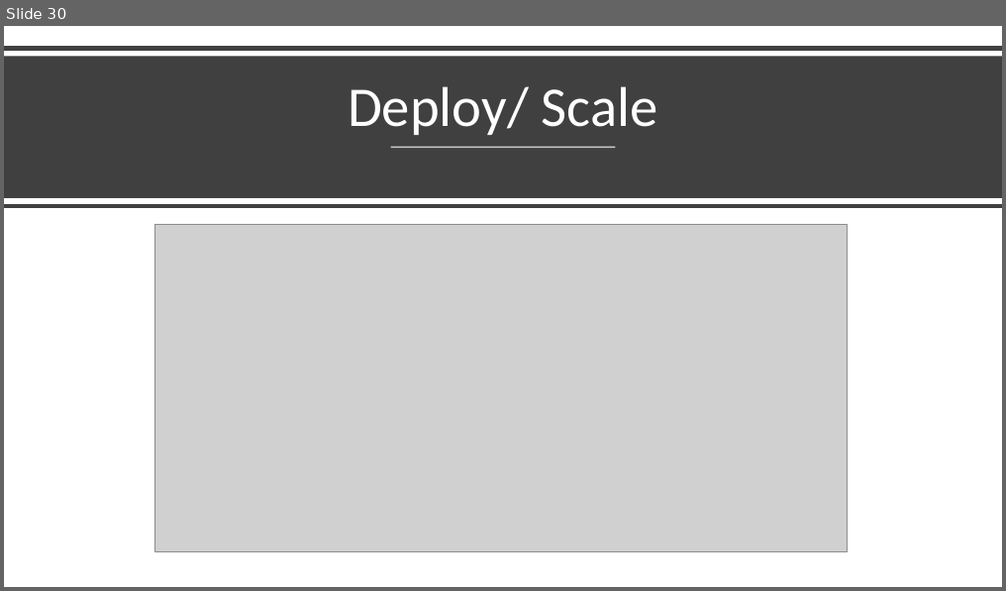
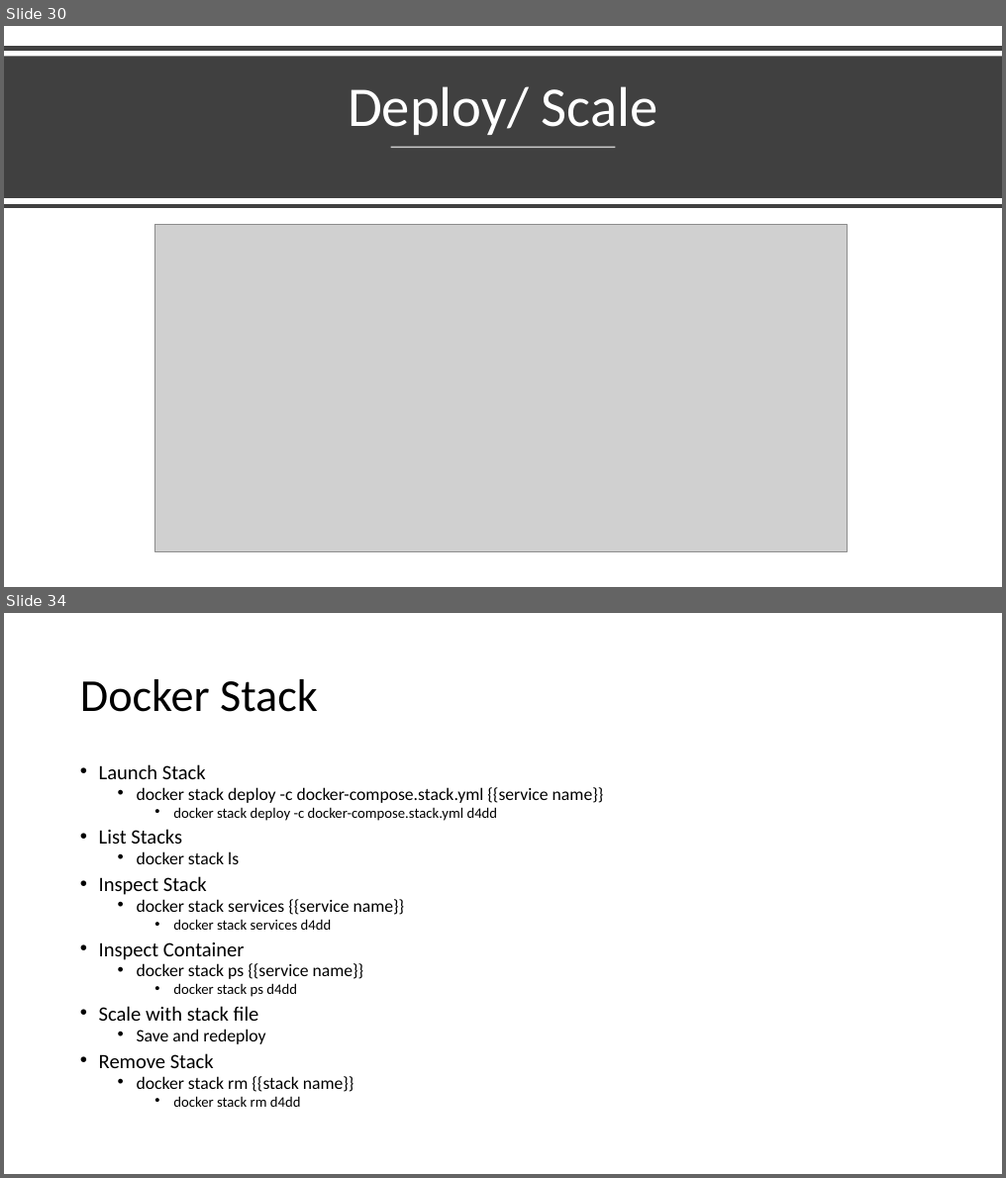
Before and after one commit to dvdmrk/DockerPresentation, a slide deck: Slides/DockerPresentation.pptx. Shown one above the other, each under a label of ours: slide 30 before the commit, slides 30 and 34 after it; the slides between them are not shown. The pictures are 1006x591 and 1006x1178 pixels, drawn with LibreOffice and Linux fonts; fonts in the diff are those of the drawing; grey boxes stand for pictures. Boxes give left, top, right and bottom in pixels: in the first picture for what was removed or moved away, otherwise in the second. Text is boxed around its words. In the diff, an @@ line names an element or a change of style, - is before the commit and + after.

```diff
--- a/Slides/DockerPresentation.pptx
+++ b/Slides/DockerPresentation.pptx
@@ slide 34 added at [4, 613, 1002, 1174], background #FFFFFF @@
@@ title added at [80, 679, 318, 712], 44 pt, text #000000 @@
+Docker Stack
@@ text added at [99, 764, 604, 1107], 16.8 pt, text #000000 @@
+• Launch Stack
+  • docker stack deploy -c docker-compose.stack.yml {{service name}}
+    • docker stack deploy -c docker-compose.stack.yml d4dd
+• List Stacks
+  • docker stack ls
+• Inspect Stack
+  • docker stack services {{service name}}
+    • docker stack services d4dd
+• Inspect Container
+  • docker stack ps {{service name}}
+    • docker stack ps d4dd
+• Scale with stack file
+  • Save and redeploy
+• Remove Stack
+  • docker stack rm {{stack name}}
+    • docker stack rm d4dd
```
Also in this commit, not shown: 8 slides changed, 6 other slides added, 4 slides removed, 59 other files.
